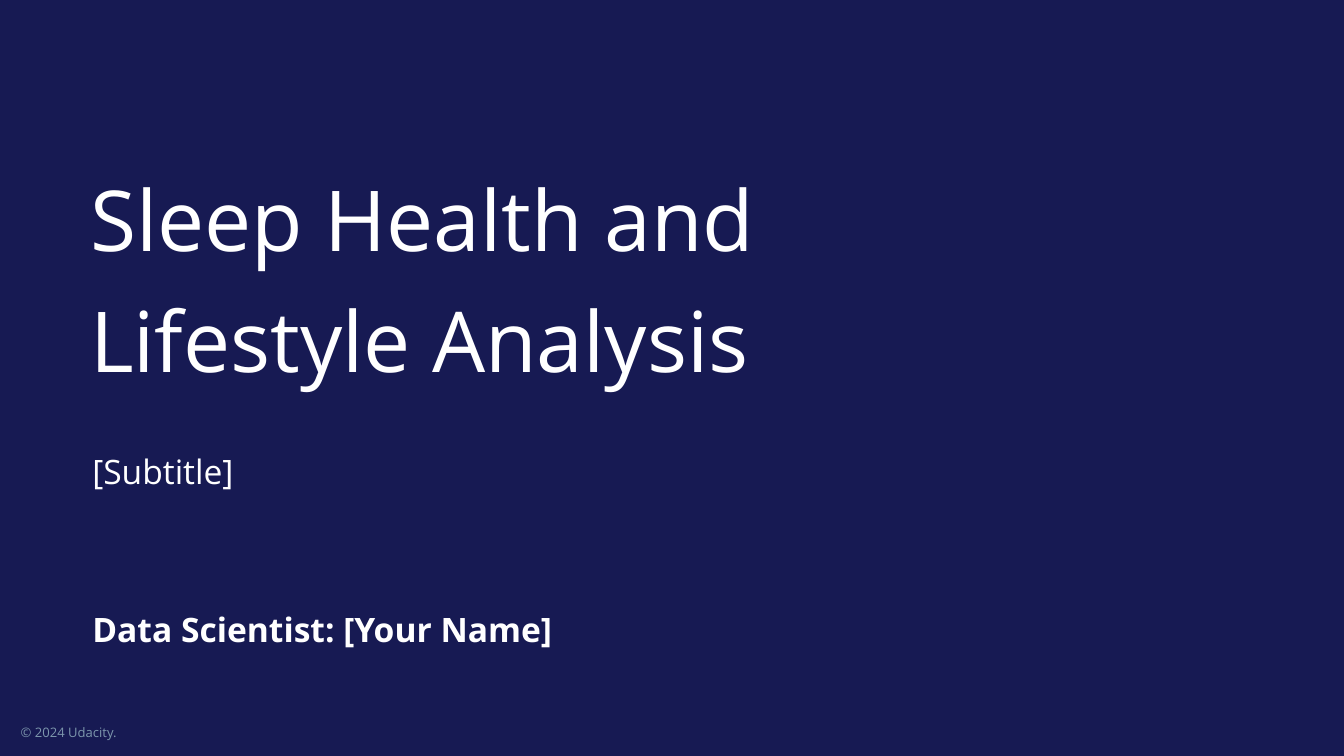
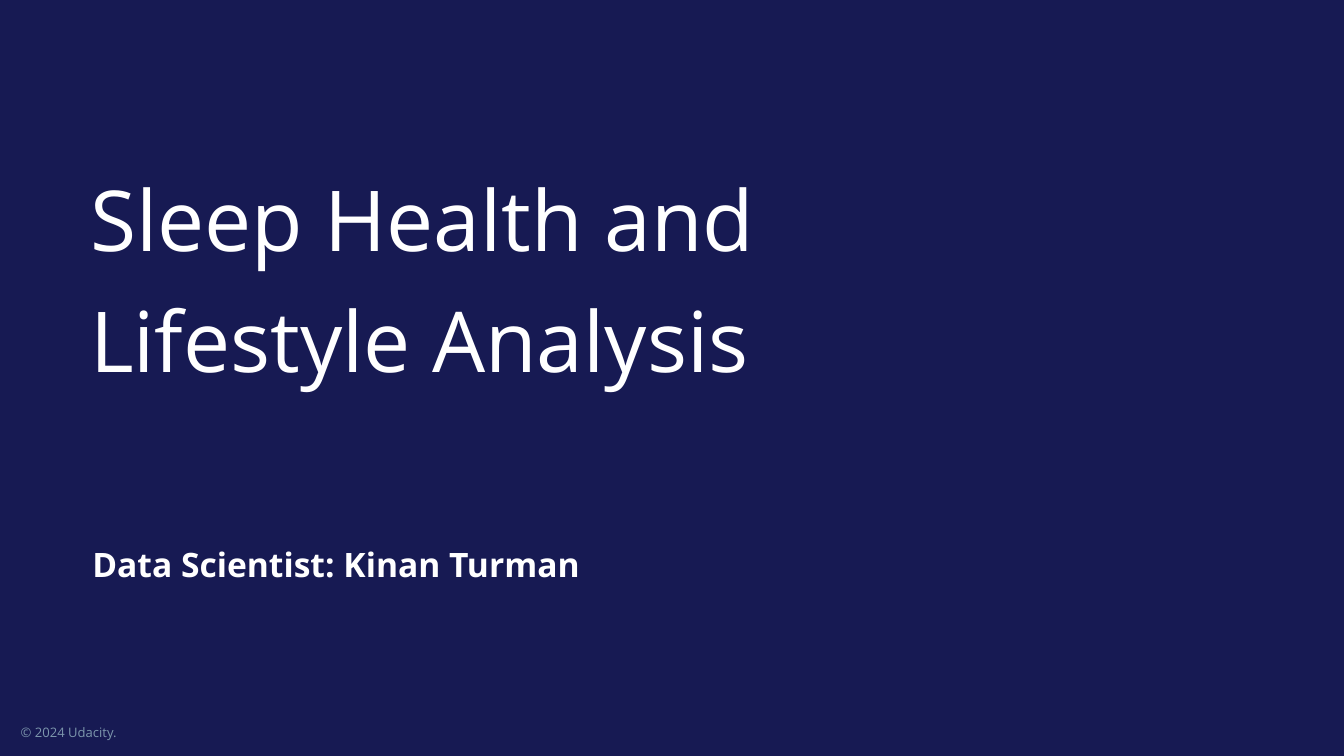
Before and after one commit to kinant/ud-stats-nd, a slide deck: slide 1 of PR01 - Describe Health and Sleep Quality Data/analyze-sleep-health-and-lifestyle.pptx. Drawn at 1344x756 pixels with LibreOffice and Linux fonts; fonts in the diff are those of the drawing; background and template pictures are left out. Boxes give left, top, right and bottom in pixels: in the first picture for what was removed or moved away, otherwise in the second. Text is boxed around its words. In the diff, an @@ line names an element or a change of style, - is before the commit and + after.

```diff
--- a/PR01 - Describe Health and Sleep Quality Data/analyze-sleep-health-and-lifestyle.pptx
+++ b/PR01 - Describe Health and Sleep Quality Data/analyze-sleep-health-and-lifestyle.pptx
@@ subtitle at (x1=92, y1=551, x2=579, y2=578): text changed @@
-[Subtitle]
-Data Scientist: [Your Name]
+Data Scientist: Kinan Turman
```
Also in this commit, not shown: 3 other slides changed, 2 slides added, 1 slide removed, 3 other files.
